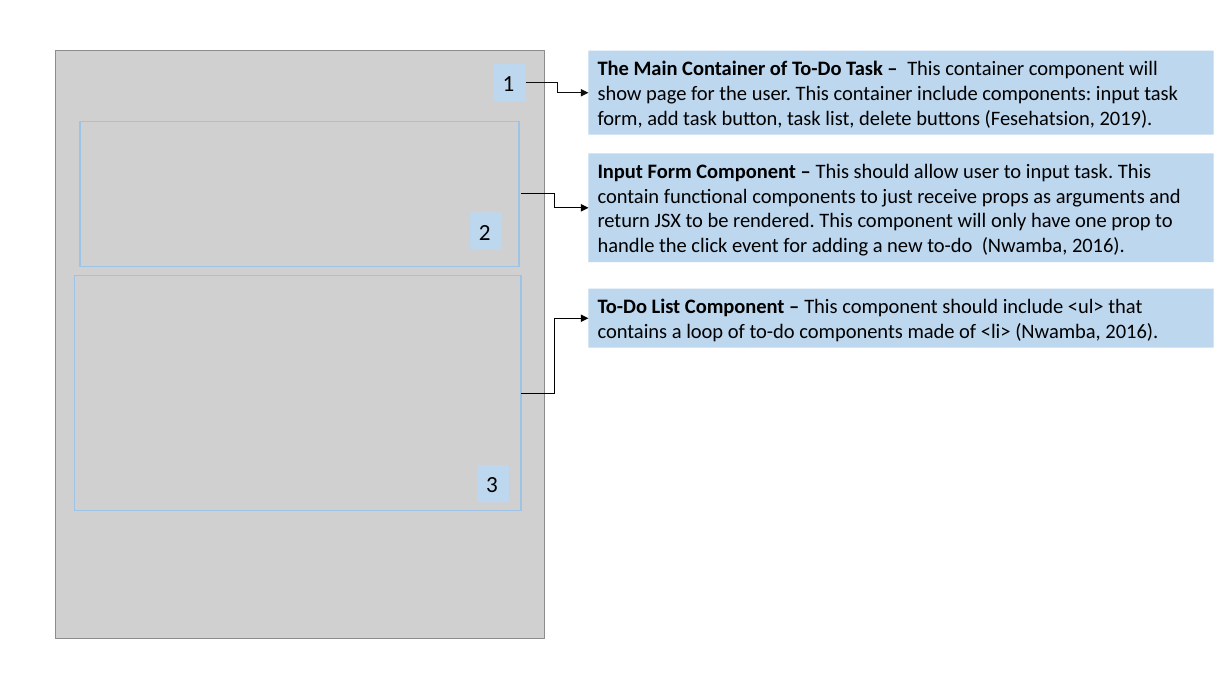
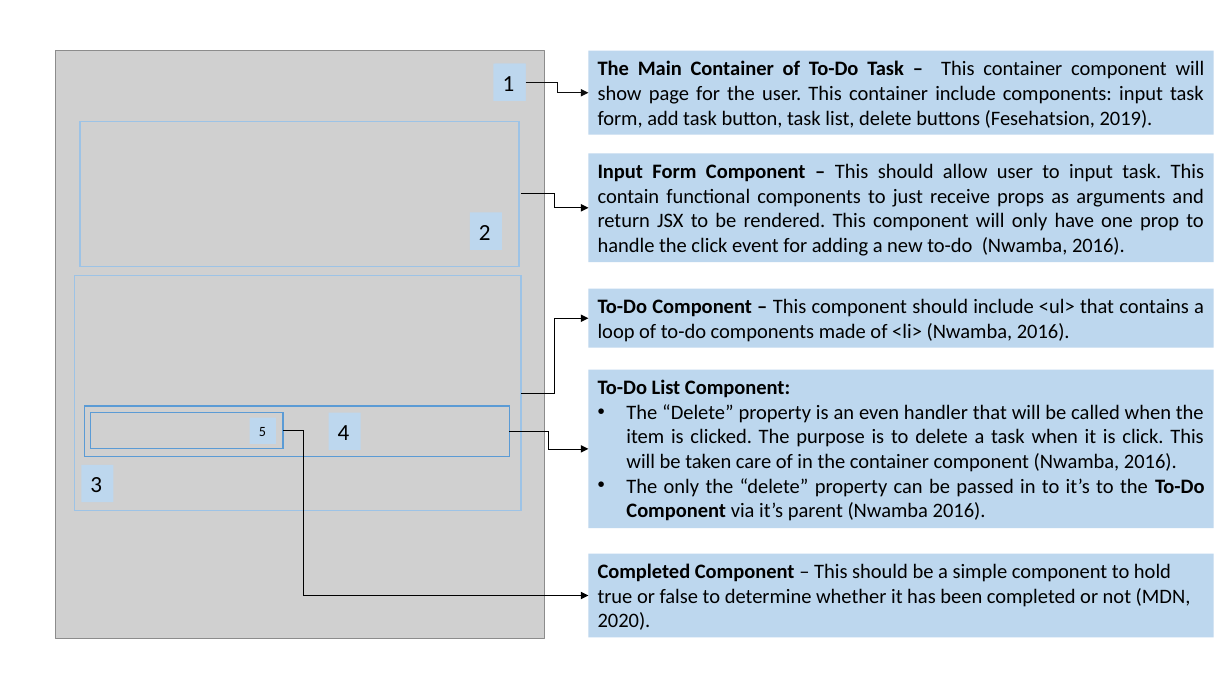
Before and after one commit to jia-von/react-app-planning-assignment, a slide deck: slide 2 of To-Do-App-Illustrations/React To-Do Planning Assignment.pptx. Drawn at 1232x693 pixels with LibreOffice and Linux fonts; fonts in the diff are those of the drawing; grey boxes stand for pictures. Boxes give left, top, right and bottom in pixels: in the first picture for what was removed or moved away, otherwise in the second. Text is boxed around its words. In the diff, an @@ line names an element or a change of style, - is before the commit and + after.

```diff
--- a/To-Do-App-Illustrations/React To-Do Planning Assignment.pptx
+++ b/To-Do-App-Illustrations/React To-Do Planning Assignment.pptx
@@ rectangle "The Main Container of To-Do ..." at (589, 51, 1214, 135): alignment left to justified @@
@@ rectangle "Input Form Component – This ..." at (589, 153, 1214, 262): alignment left to justified @@
@@ text in rectangle at (598, 298, 1204, 342): text changed @@
-To-Do List Component – This component should include <ul> that contains a loop of to-do components made of <li> (Nwamba, 2016).
+To-Do Component – This component should include <ul> that contains a loop of to-do components made of <li> (Nwamba, 2016).
@@ rectangle added at (589, 370, 1214, 529), fill #BDD7EE, 16 pt, text #000000 @@
+To-Do List Component:
+• The “Delete” property is an even handler that will be called when the item is clicked. The purpose is to delete a task when it is click. This will be taken care of in the container component (Nwamba, 2016).
+• The only the “delete” property can be passed in to it’s to the To-Do Component via it’s parent (Nwamba 2016).
@@ rectangle added at (84, 406, 509, 457), outline #5B9BD5 1 pt @@
@@ rectangle added at (91, 413, 284, 449), outline #5B9BD5 1 pt @@
@@ rectangle added at (250, 418, 275, 445), fill #BDD7EE, 11 pt, text #000000 @@
+5
@@ rectangle added at (329, 413, 361, 450), fill #BDD7EE, 18 pt, text #000000 @@
+4
@@ elbow arrow added from (283, 431) to (589, 596), #000000 0.5 pt @@
@@ elbow arrow added from (509, 432) to (589, 449), #000000 0.5 pt @@
@@ rectangle "3": place and size @@
-rectangle "3" at (477, 465, 509, 502)
+rectangle "3" at (81, 465, 114, 502)
@@ rectangle added at (589, 554, 1214, 638), fill #BDD7EE, 16 pt, text #000000 @@
+Completed Component – This should be a simple component to hold true or false to determine whether it has been completed or not (MDN, 2020).
```
Also in this commit, not shown: 2 slides added, 1 other file.
